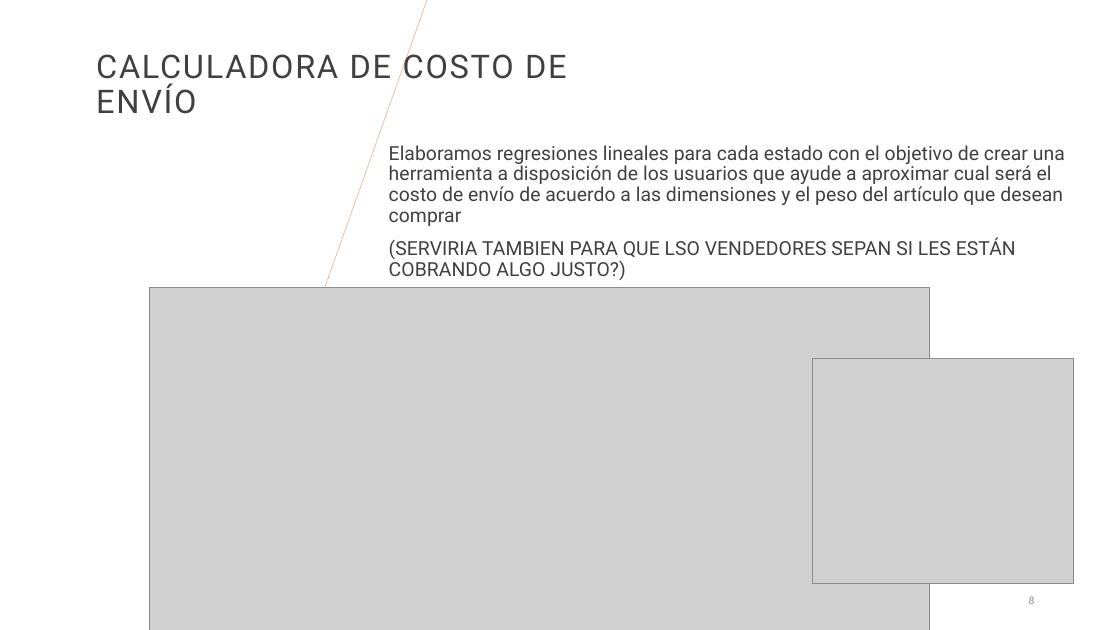
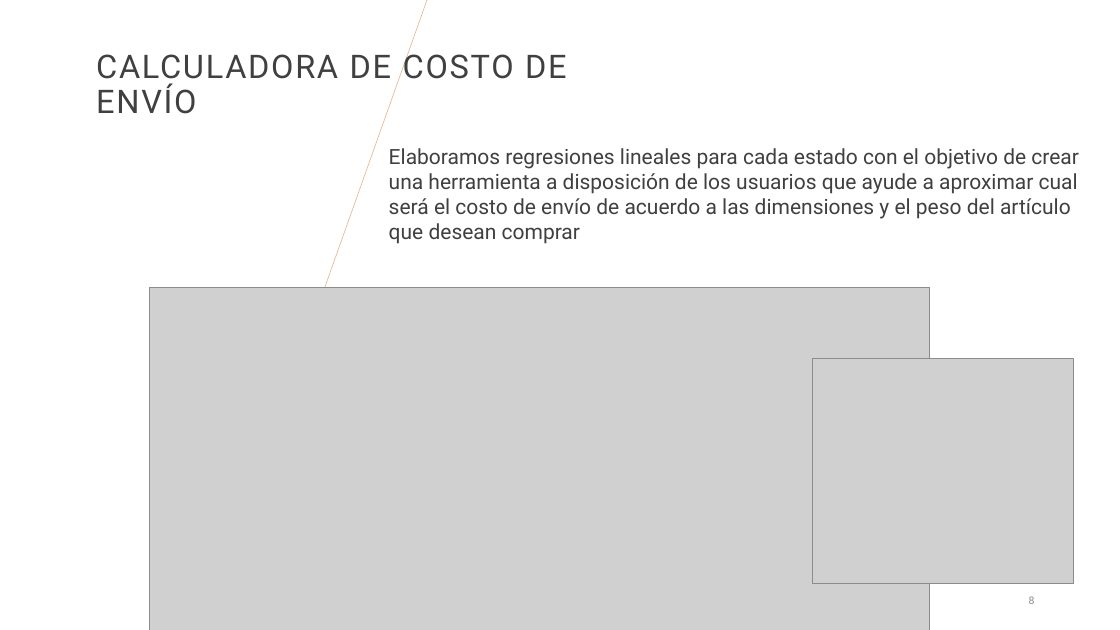
Before and after one commit to AlbertoLandinWork/PG-Olist-grupo12, a slide deck: slide 8 of presentaciones/Presentacion_Semana3.pptx. Drawn at 1120x630 pixels with LibreOffice and Linux fonts; fonts in the diff are those of the drawing; grey boxes stand for pictures; background and template pictures are left out. Boxes give left, top, right and bottom in pixels: in the first picture for what was removed or moved away, otherwise in the second. Text is boxed around its words. In the diff, an @@ line names an element or a change of style, - is before the commit and + after.

```diff
--- a/presentaciones/Presentacion_Semana3.pptx
+++ b/presentaciones/Presentacion_Semana3.pptx
@@ text "Elaboramos regresiones lineales para cada ..." at box(389, 148, 1079, 244): size 16.6 to 18 pt; line spacing 0.9 to 1 @@
@@ text at box(389, 237, 1016, 280): paragraph removed @@
-(SERVIRIA TAMBIEN PARA QUE LSO VENDEDORES SEPAN SI LES ESTÁN COBRANDO ALGO JUSTO?)
```
